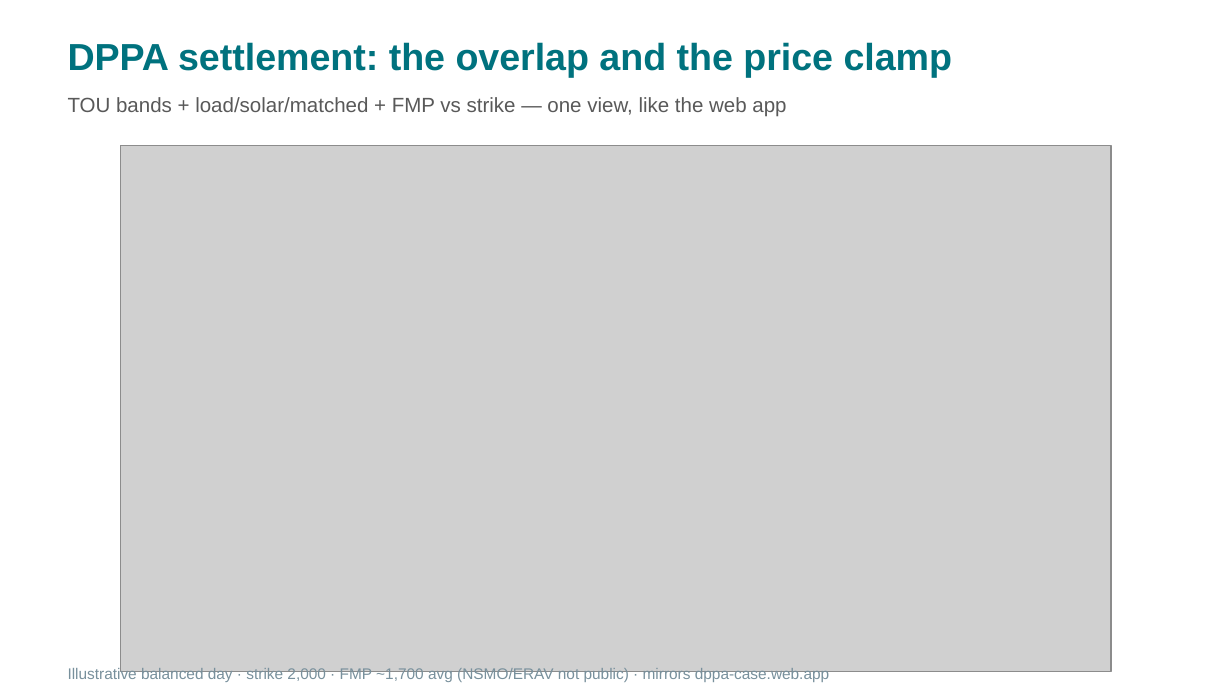
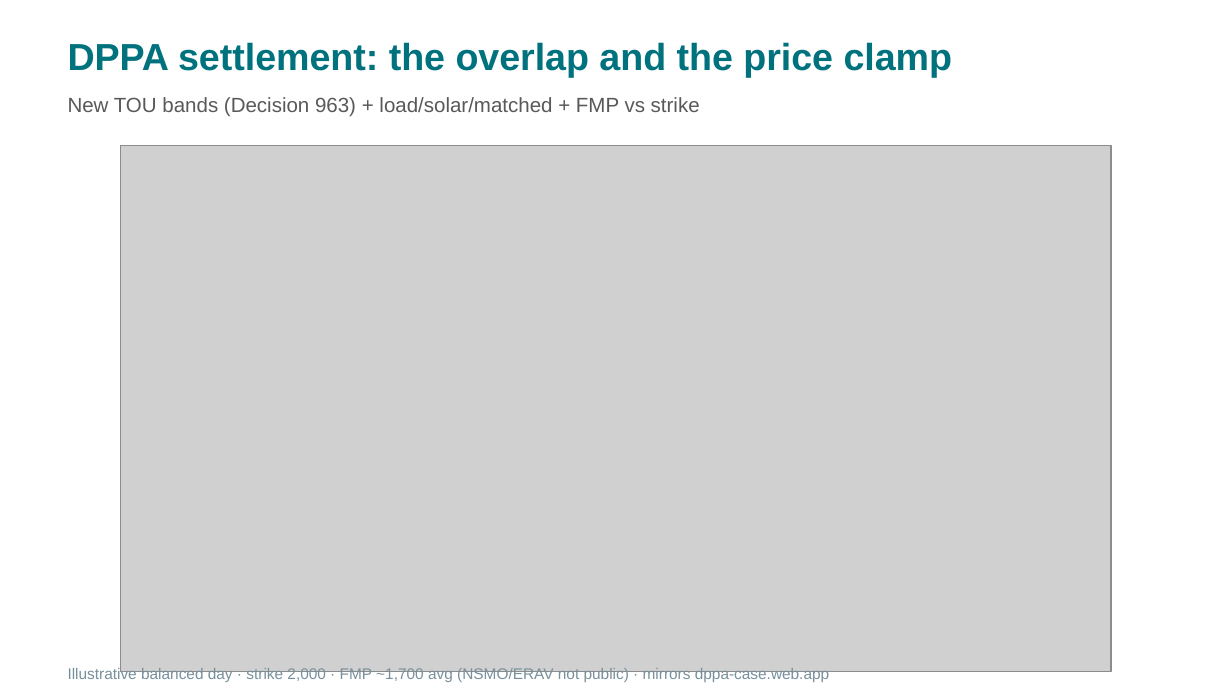
Before and after one commit to tah-allotrope/dppa-case, a slide deck: slide 1 of ceba/DPPA CfD Consolidated Chart.pptx. Drawn at 1232x693 pixels with LibreOffice and Linux fonts; fonts in the diff are those of the drawing; grey boxes stand for pictures. Boxes give left, top, right and bottom in pixels: in the first picture for what was removed or moved away, otherwise in the second. Text is boxed around its words. In the diff, an @@ line names an element or a change of style, - is before the commit and + after.

Commit message:
Add Vietnamese CfD chart MP4 (GIF→video conversion for Google Slides) + en/zh GIFs and updated build script

```diff
--- a/ceba/DPPA CfD Consolidated Chart.pptx
+++ b/ceba/DPPA CfD Consolidated Chart.pptx
@@ text at bbox=[68, 97, 700, 117]: text changed @@
-TOU bands + load/solar/matched + FMP vs strike — one view, like the web app
+New TOU bands (Decision 963) + load/solar/matched + FMP vs strike
```
Also in this commit, not shown: 8 other files.
